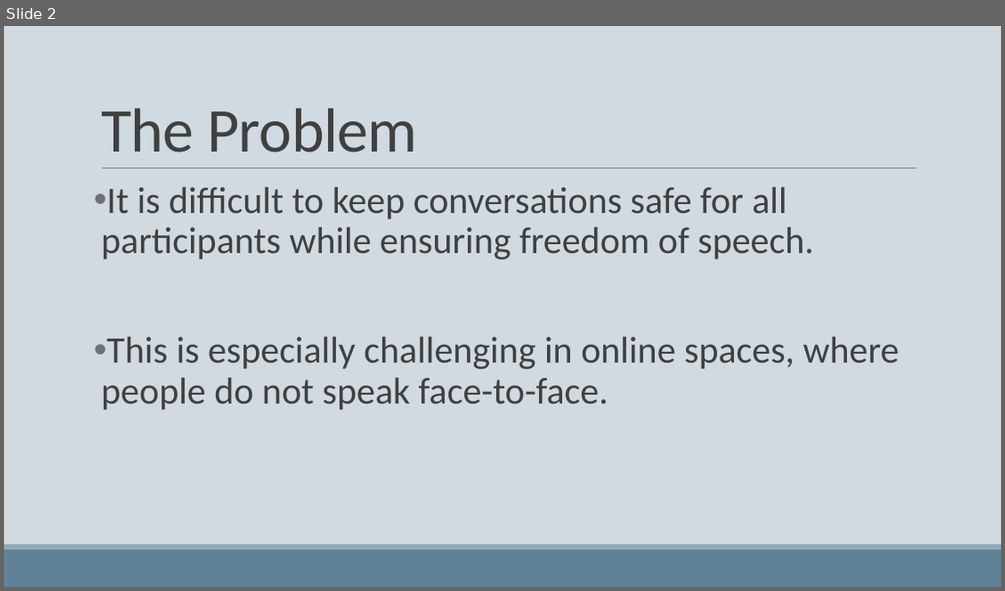
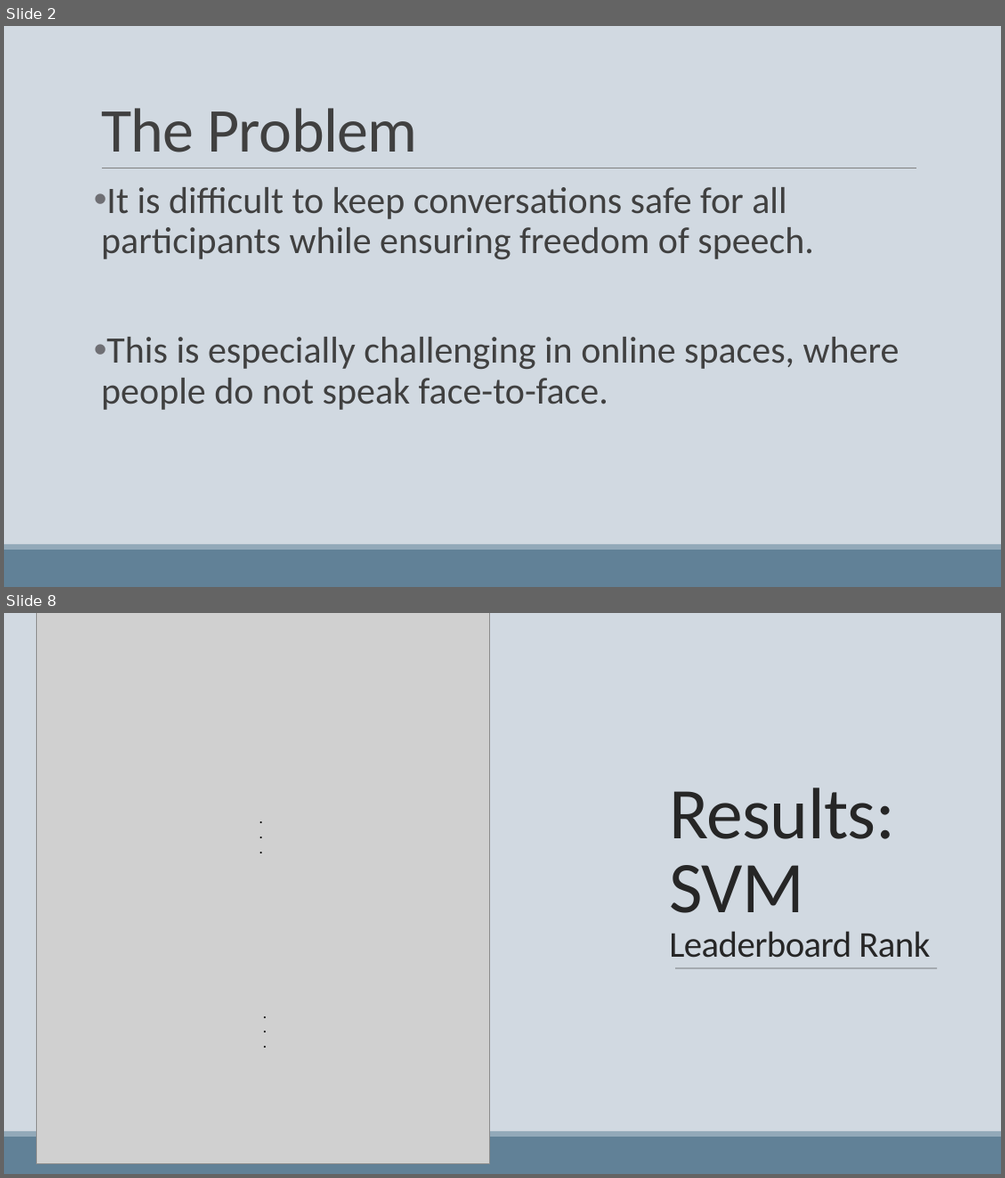
Before and after one commit to michizhou/toxic-comments-kaggle, a slide deck: hackathon_presentation.pptx. Shown one above the other, each under a label of ours: slide 2 before the commit, slides 2 and 8 after it; the slides between them are not shown. The pictures are 1005x591 and 1005x1178 pixels, drawn with LibreOffice and Linux fonts; fonts in the diff are those of the drawing; grey boxes stand for pictures. Boxes give left, top, right and bottom in pixels: in the first picture for what was removed or moved away, otherwise in the second. Text is boxed around its words. In the diff, an @@ line names an element or a change of style, - is before the commit and + after.

```diff
--- a/hackathon_presentation.pptx
+++ b/hackathon_presentation.pptx
@@ slide 8 added at (4,613,1001,1174), background #D1D9E1 @@
@@ rectangle added at (4,613,1001,1131), fill #D1D9E1 @@
@@ picture added at (36,613,489,1163) @@
@@ title added at (669,787,930,957), 35 pt, text #262626 @@
+Results:
+SVM
+Leaderboard Rank
@@ text added at (259,807,263,860), 12 pt, text #000000, bold @@
+. . .
@@ line added from (676, 968) to (938, 968), #46464A 0.5 pt @@
@@ text added at (263,1002,267,1055), 12 pt, text #000000, bold @@
+. . .
@@ rectangle added at (4,1136,1001,1174), fill #618197 @@
@@ rectangle added at (4,1131,1001,1136), fill #92A9B9 @@
```
Also in this commit, not shown: 1 slide changed, 4 other slides added, 2 slides removed, 1 other file.
